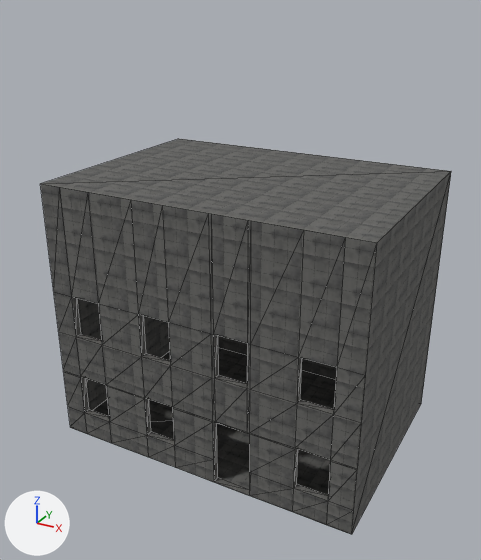
The OBJ model resources/blender/zombie_street/Street_BlockL2.obj as it was, and as the next commit left it.
Camera for both pictures: a 50 mm camera at (10.1, -15.21, 14.78) aimed at (-0.13, 3.4, 5.48). Every picture has the same lights, and +X, +Y and +Z are marked at lower left. The older version comes first. Mesh edges are drawn as thin lines. Where no turn or scale is listed for an object, it has been applied to the vertices.

In view in the first picture: 'Street_BlockL2'.
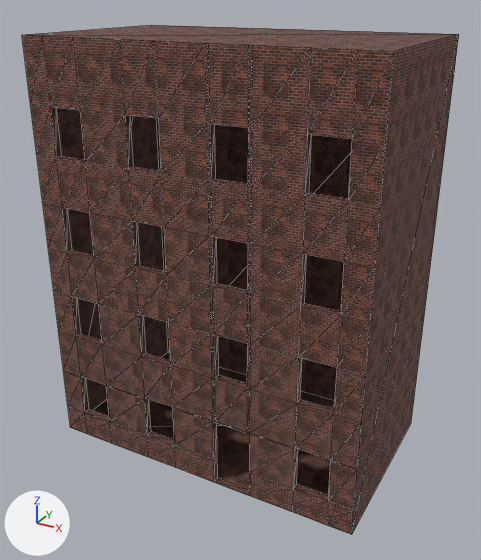
Where the change shows, as pixel boxes (x1, y1, x2, y2) in the pictures (481 x 560 px):
'Street_BlockL2', reshaped (6% wider, 29% taller)
    before: (40, 139, 451, 535)
    after: (22, 25, 459, 535)
part 1 of me_street_blockl2, built on
    before: (40, 139, 451, 533)
    after: (22, 25, 459, 533)
part 2 of me_street_blockl2, surface changed
    both: (93, 352, 335, 495)
part 3 of me_street_blockl2, recoloured
    both: (54, 292, 366, 535)

Patch to the scene script:
```diff
--- a/resources/blender/zombie_street/Street_BlockL2.obj.py
+++ b/resources/blender/zombie_street/Street_BlockL2.obj.py
@@ img_brickwall_png @@
+img_brickwall_png = load_image('BrickWall.png', 'BrickWall.png', 1024, 1024, 'sRGB')
@@ mat_wallbrick @@
+mat_wallbrick = principled_material('WallBrick')
+mat_wallbrick.texture = img_brickwall_png
+mat_wallbrick.roughness = 0.95
@@ me_street_blockl2 @@
 # used by ob_street_blockl2; location = (0.0, 0.0, 0.0)
-me_street_blockl2.from_pydata(...)  # 130 vertices, 196 faces; spans x -5.6..5.6, y 0.0..8.0, z -0.46..9.0
+me_street_blockl2.from_pydata(...)  # 210 vertices, 332 faces; spans x -5.6..5.6, y 0.0..6.5, z -0.46..13.5
+# me_street_blockl2 part 1
+# 14 vertices are removed from x -5.6..5.6, y 0.0..8.0, z 9.0
+# 30 faces are deleted
+# 2 vertices move from x -5.6..5.6, y 8.0, z -0.46 to x -5.6..5.6, y 6.5, z -0.46
+# 2 vertices are added at (-5.6, 6.5, 13.5), (5.6, 6.5, 13.5)
+# 12 new vertices lie (0.0, 0.0, 1.6) away from vertices in x -5.6..5.6, y 0.0, z 5.19
+# 12 new vertices lie (0.0, 0.0, 1.55) away from vertices in x -5.6..5.6, y 0.0, z 6.79
+# 16 new vertices lie (0.0, 0.24, 0.0) away from vertices in x -4.78..4.78, y 0.0, z 6.79..8.34
+# 12 new vertices lie (0.0, 0.0, 1.6) away from vertices in x -5.6..5.6, y 0.0, z 8.34
+# 12 new vertices lie (0.0, 0.0, 1.55) away from vertices in x -5.6..5.6, y 0.0, z 9.94
+# 16 new vertices lie (0.0, 0.24, 0.0) away from vertices in x -4.78..4.78, y 0.0, z 9.94..11.49
+# 12 new vertices lie (0.0, 0.0, 2.01) away from vertices in x -5.6..5.6, y 0.0, z 11.49
+# 166 new faces join them
+# me_street_blockl2 part 2: 2 kept faces spanning x -5.6..5.6, y 0.0..6.5, z -0.46 get new texture (UV) coordinates
+# me_street_blockl2 part 3: 166 faces spanning x -5.6..5.6, y 0.0..6.5, z -0.46..5.19 switch from mat_wallconcrete (picture img_concretewall_png) to mat_wallbrick (picture img_brickwall_png)
```
